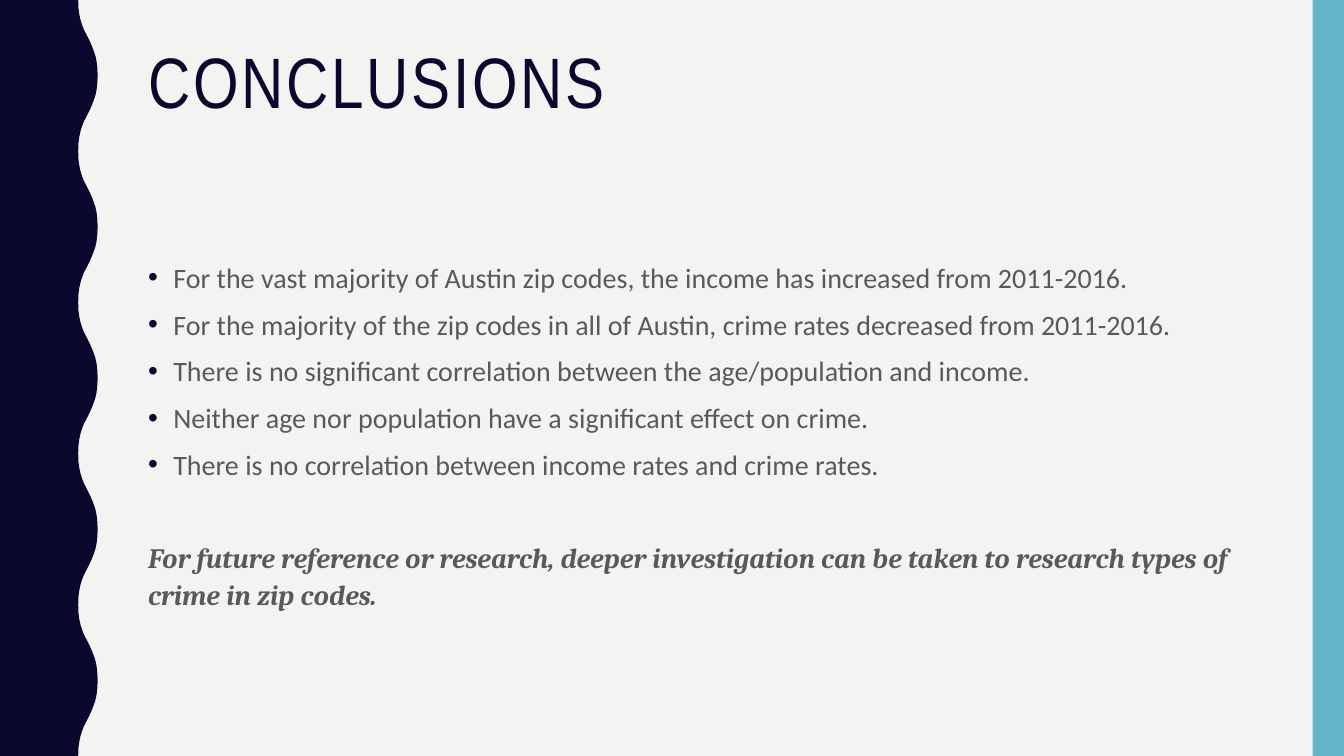
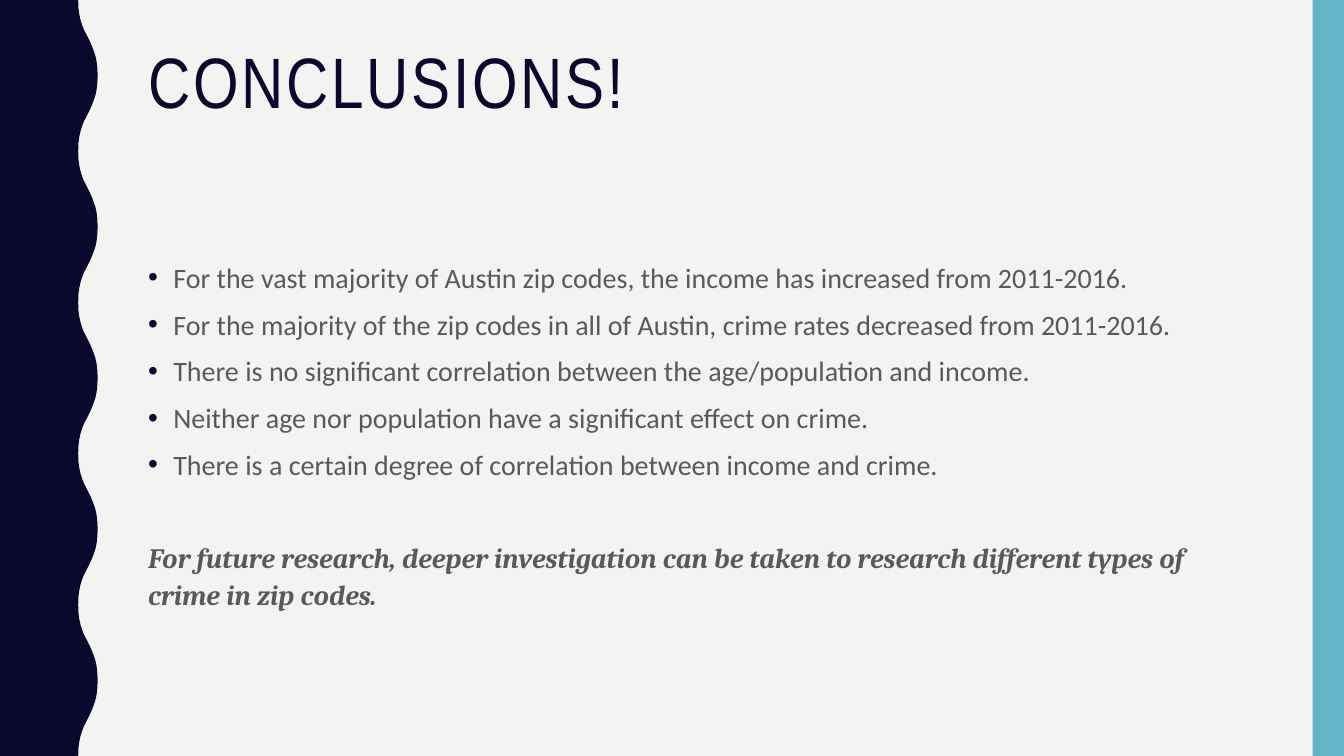
Before and after one commit to Kerrykova/Project1, a slide deck: slide 10 of Presentation/Presentation Final.pptx (slide 8 before the commit). Drawn at 1344x756 pixels with LibreOffice and Linux fonts; fonts in the diff are those of the drawing. Boxes give left, top, right and bottom in pixels: in the first picture for what was removed or moved away, otherwise in the second. Text is boxed around its words. In the diff, an @@ line names an element or a change of style, - is before the commit and + after.

Commit message:
Presentation Final

```diff
--- a/Presentation/Presentation Final.pptx
+++ b/Presentation/Presentation Final.pptx
@@ title at (x1=148, y1=58, x2=624, y2=109): text changed @@
-CONCLUSIONS
+CONCLUSIONS!
@@ text at (x1=148, y1=455, x2=1184, y2=611): text changed @@
-• There is no correlation between income rates and crime rates.
-For future reference or research, deeper investigation can be taken to research types of crime in zip codes.
+• There is a certain degree of correlation between income and crime.
+For future research, deeper investigation can be taken to research different types of crime in zip codes.
```
Also in this commit, not shown: 7 other slides changed, 1 slide added.
